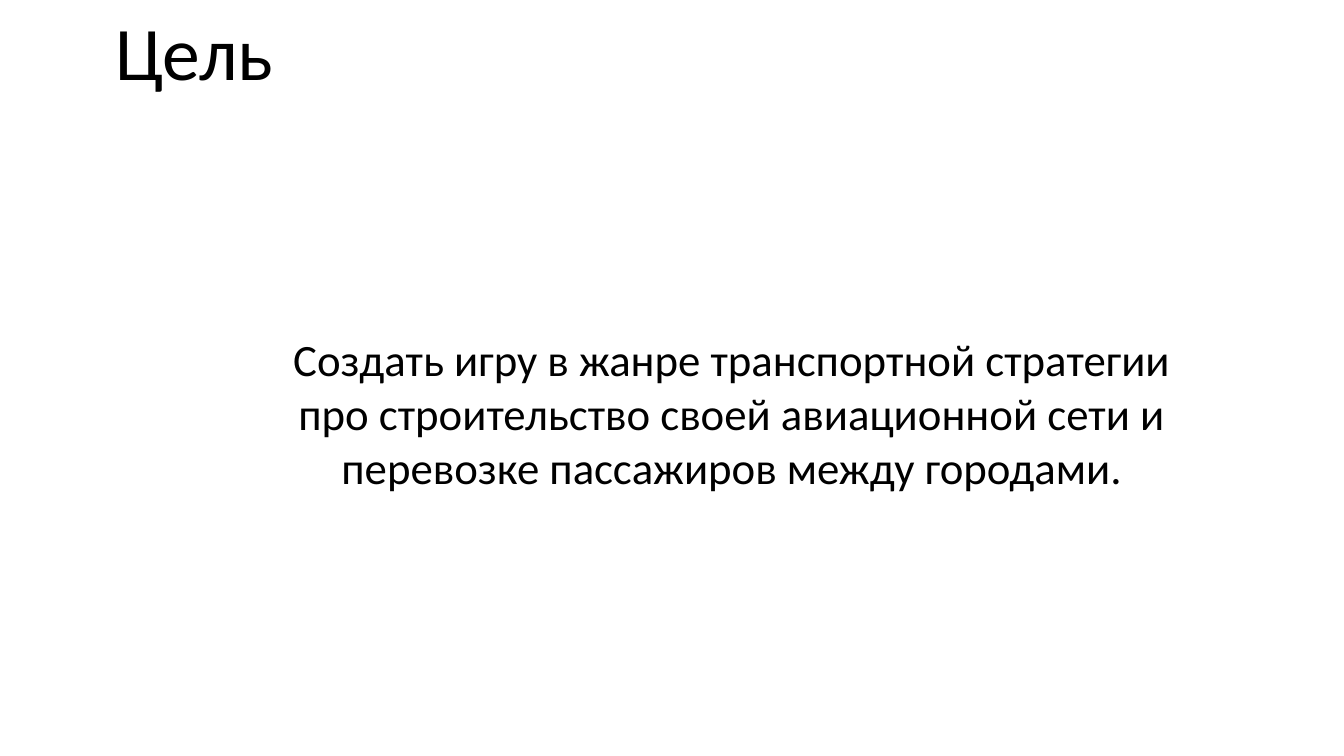
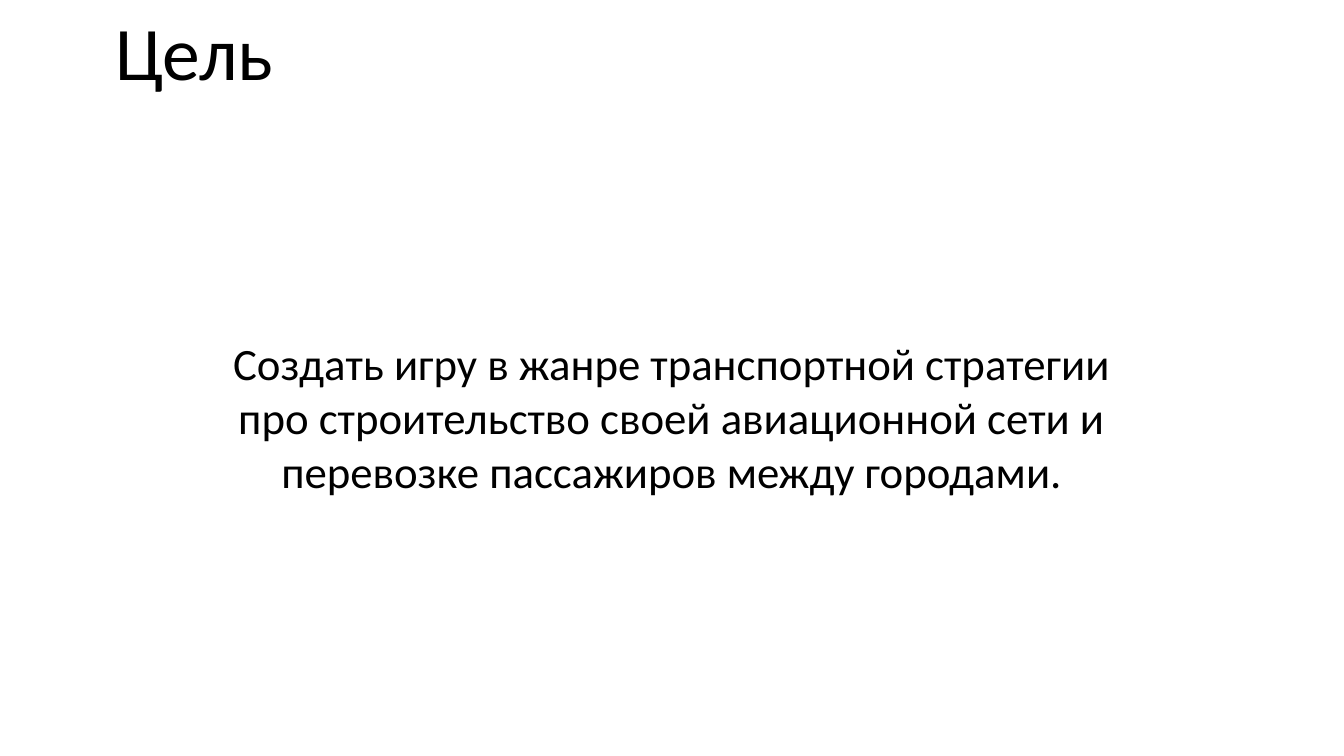
Before and after one commit to VaNNoSiC/game_project, a slide deck: slide 4 of Презентация1.pptx (slide 3 before the commit). Drawn at 1344x756 pixels with LibreOffice and Linux fonts; fonts in the diff are those of the drawing; background and template pictures are left out. Boxes give left, top, right and bottom in pixels: in the first picture for what was removed or moved away, otherwise in the second. Text is boxed around its words. In the diff, an @@ line names an element or a change of style, - is before the commit and + after.

```diff
--- a/Презентация1.pptx
+++ b/Презентация1.pptx
@@ text "Создать игру в жанре транспортной ...": place and size @@
-text "Создать игру в жанре транспортной ..." at [293, 345, 1169, 492]
+text "Создать игру в жанре транспортной ..." at [233, 349, 1109, 496]
```
Also in this commit, not shown: 3 other slides changed, 4 slides added, 1 slide removed, 11 other files.
